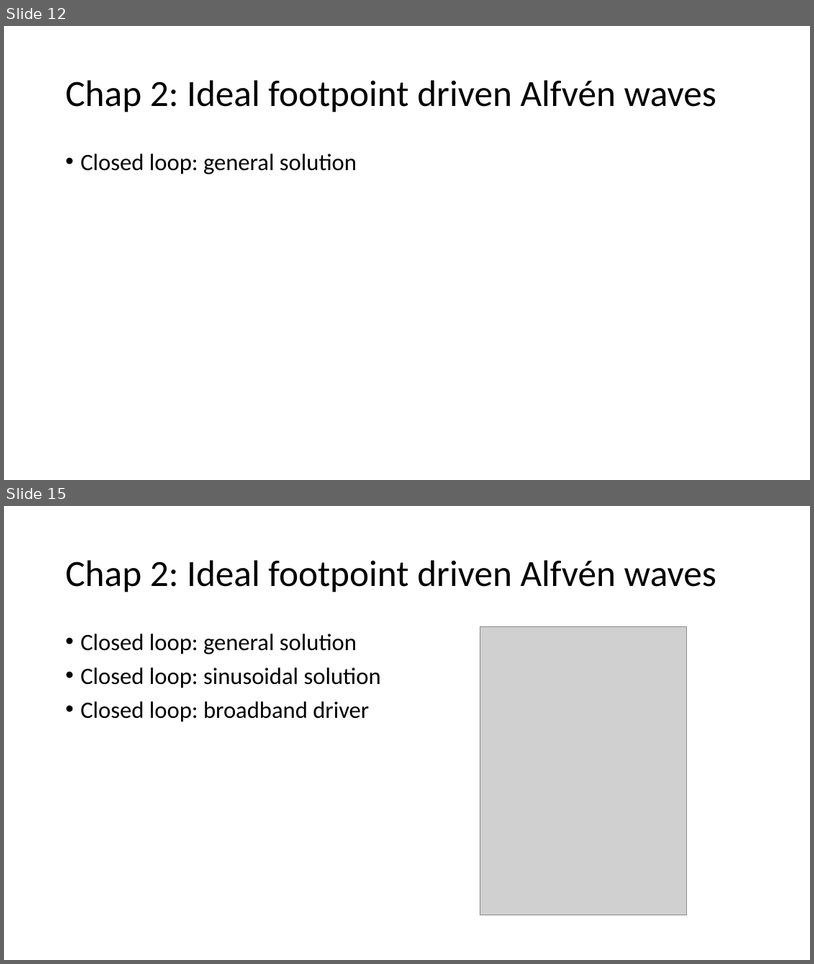
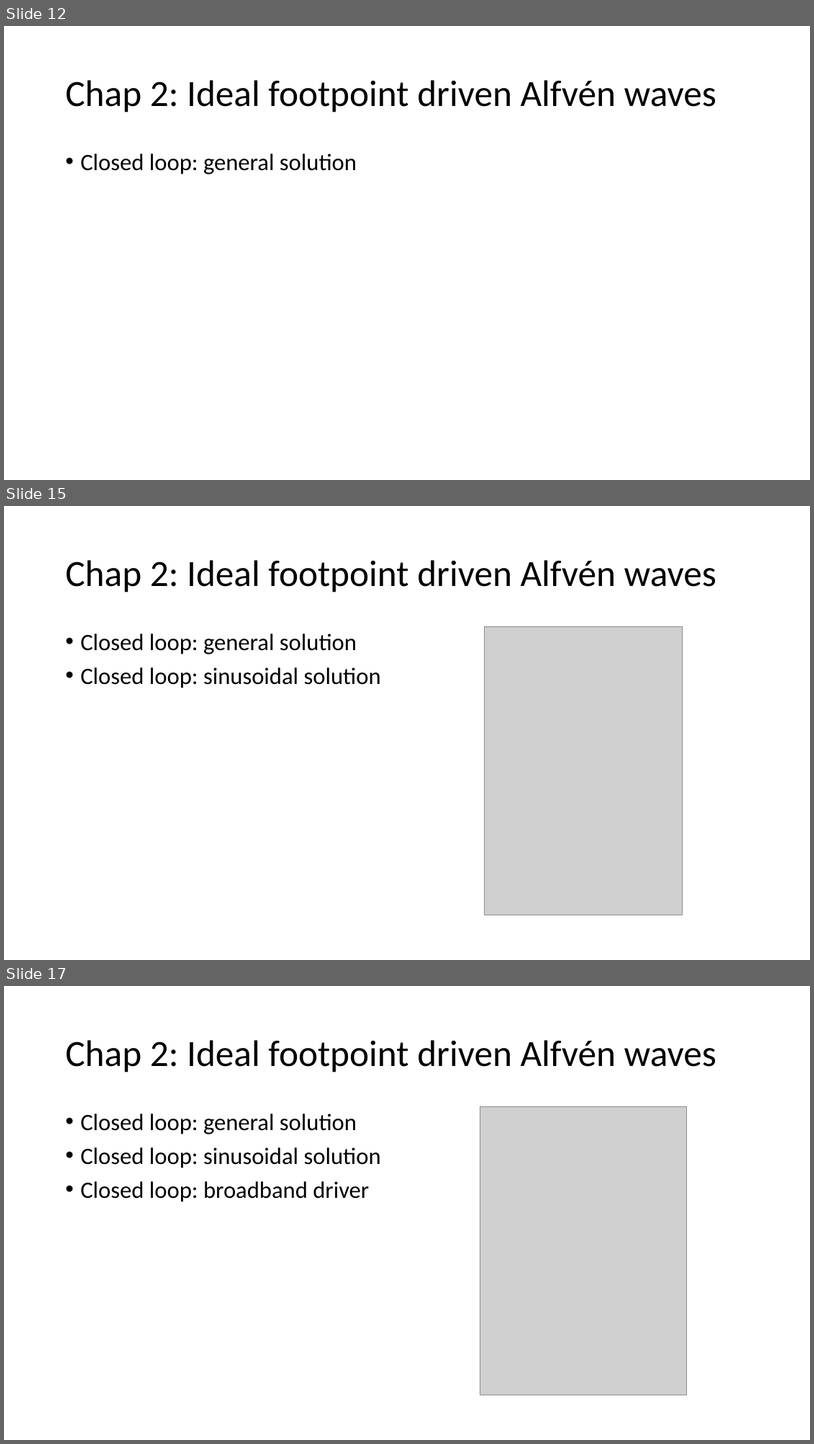
Before and after one commit to aleksyprok/apkp_thesis, a slide deck: Presentation/thesis_overview_v2.pptx. Shown one above the other, each under a label of ours: slides 12 and 15 before the commit, slides 12, 15 and 17 after it; the slides between them are not shown. The pictures are 814x964 and 814x1444 pixels, drawn with LibreOffice and Linux fonts; fonts in the diff are those of the drawing; grey boxes stand for pictures. Boxes give left, top, right and bottom in pixels: in the first picture for what was removed or moved away, otherwise in the second. Text is boxed around its words. In the diff, an @@ line names an element or a change of style, - is before the commit and + after.

Commit message:
ppt

```diff
--- a/Presentation/thesis_overview_v2.pptx
+++ b/Presentation/thesis_overview_v2.pptx
@@ slide 15 added at box(4, 506, 810, 960), background #FFFFFF @@
@@ title added at box(65, 560, 717, 592), 44 pt, text #000000 @@
+Chap 2: Ideal footpoint driven Alfvén waves
@@ text added at box(80, 633, 381, 688), 28 pt, text #000000 @@
+• Closed loop: general solution
+• Closed loop: sinusoidal solution
@@ picture added at box(484, 627, 683, 915) @@
@@ what was slide 15 is now slide 17 @@
```
Also in this commit, not shown: 1 slide changed, 7 other slides added.
